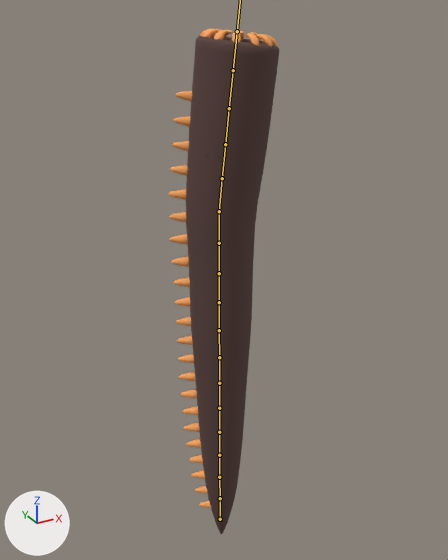
The FBX model Assets/Models/boss.fbx, before and after one commit.
One viewpoint serves both versions: a camera (50 mm lens) standing at (-8.31, -16.96, -2.41) and looking at (0.56, -0.83, -10.47). The axes (+X, +Y, +Z) are drawn at lower left. The lights are the same throughout. Both versions are drawn at frame 1 of the action 'Attack1'; the numbers are the values there. The bones that bend it are drawn over the model as lines.

Objects in the first picture: 'Body', 'Teeth_Front'.
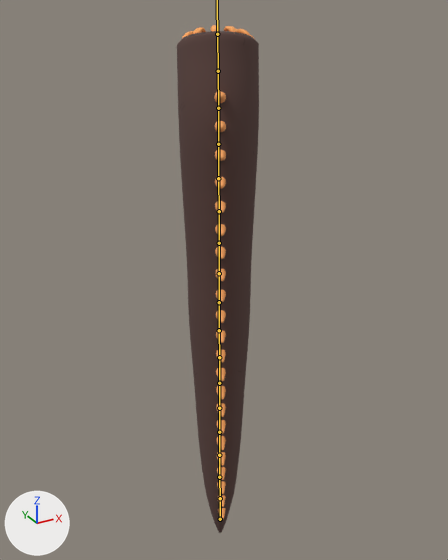
What the commit changed:
Bone 'Bone' (bone_bone) turns from (0, -27, 0) to (0, 64, 0) degrees about its own x, y and z.
Bone 'Bone.012' (bone_bone_012) turns from (0, 0, -6) to (0, 0, 0) degrees about its own x, y and z.
Bone 'Bone.015' (bone_bone_015) turns from (0, 0, 0) to (0, 0, -19) degrees about its own x, y and z.

Where the change shows, as pixel boxes (x1, y1, x2, y2) in the pictures (448 x 560 px):
'Body', posed (26% narrower): before (168, 35, 279, 534); after (177, 31, 259, 533)
'Teeth_Front', posed: before (200, 29, 277, 47); after (182, 25, 254, 39)
bone 'Bone.012', root to tip: before (219, 211) to (222, 178); after (219, 211) to (218, 178)
bone 'Bone.015', root to tip: before (229, 108) to (233, 70); after (218, 108) to (218, 71)
